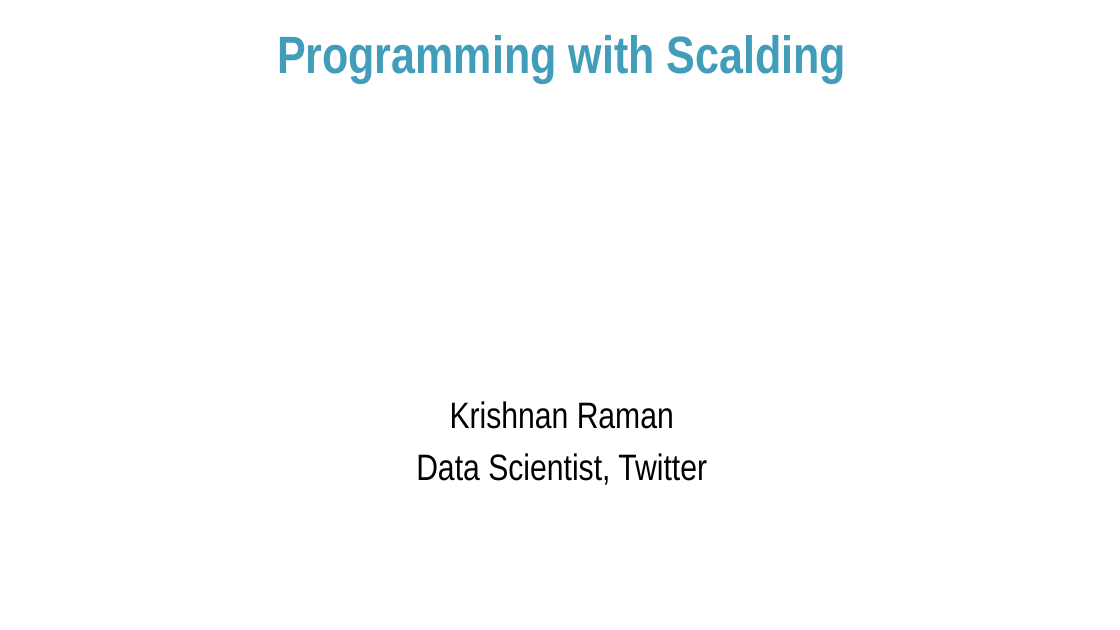
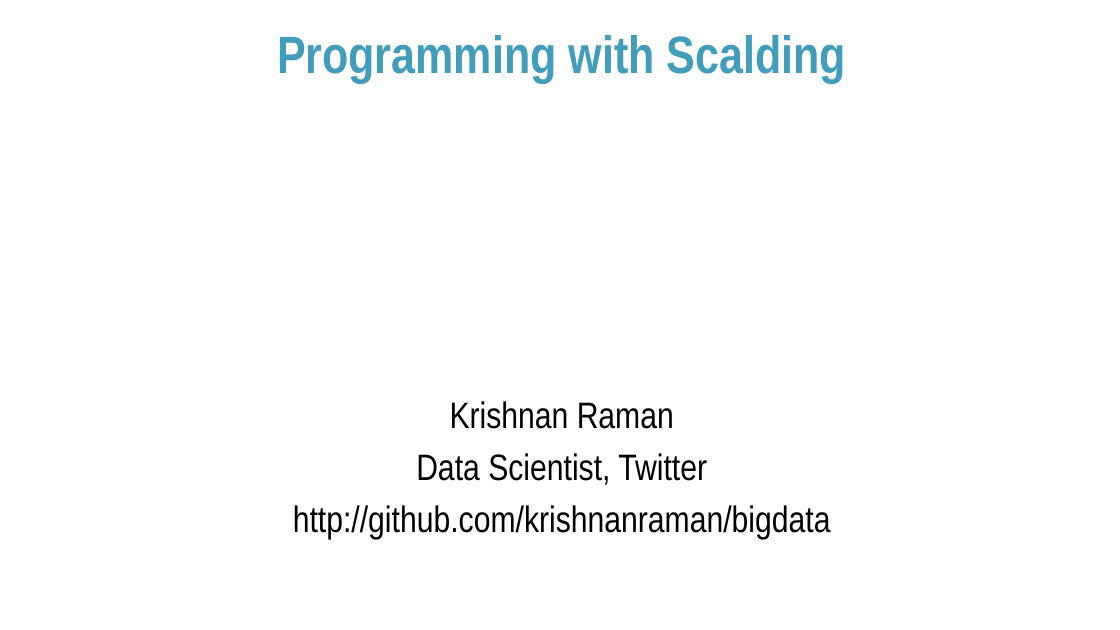
Before and after one commit to krishnanraman/bigdata, a slide deck: slide 1 of ProgrammingScaldingAlgebird.pptx. Drawn at 1120x630 pixels with LibreOffice and Linux fonts; fonts in the diff are those of the drawing; background and template pictures are left out. Boxes give left, top, right and bottom in pixels: in the first picture for what was removed or moved away, otherwise in the second. Text is boxed around its words. In the diff, an @@ line names an element or a change of style, - is before the commit and + after.

Commit message:
new slides

```diff
--- a/ProgrammingScaldingAlgebird.pptx
+++ b/ProgrammingScaldingAlgebird.pptx
@@ text at <box>293,505,831,539</box>: paragraph added @@
+http://github.com/krishnanraman/bigdata
```
Also in this commit, not shown: 1 slide added.
